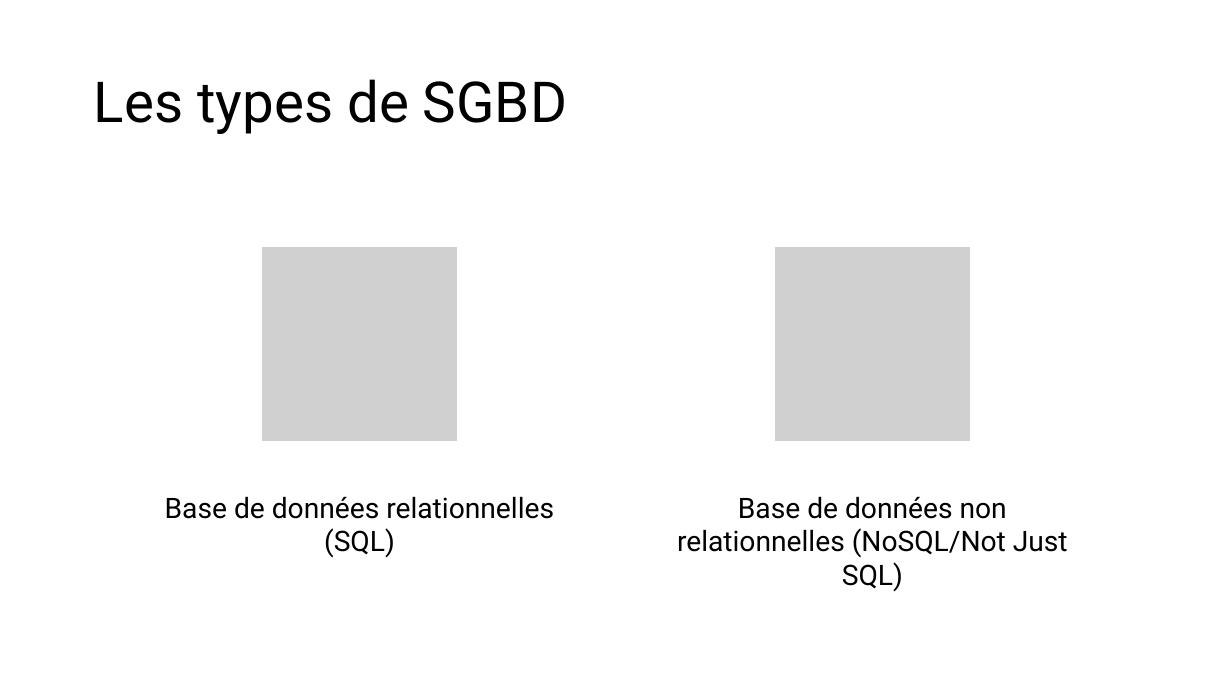
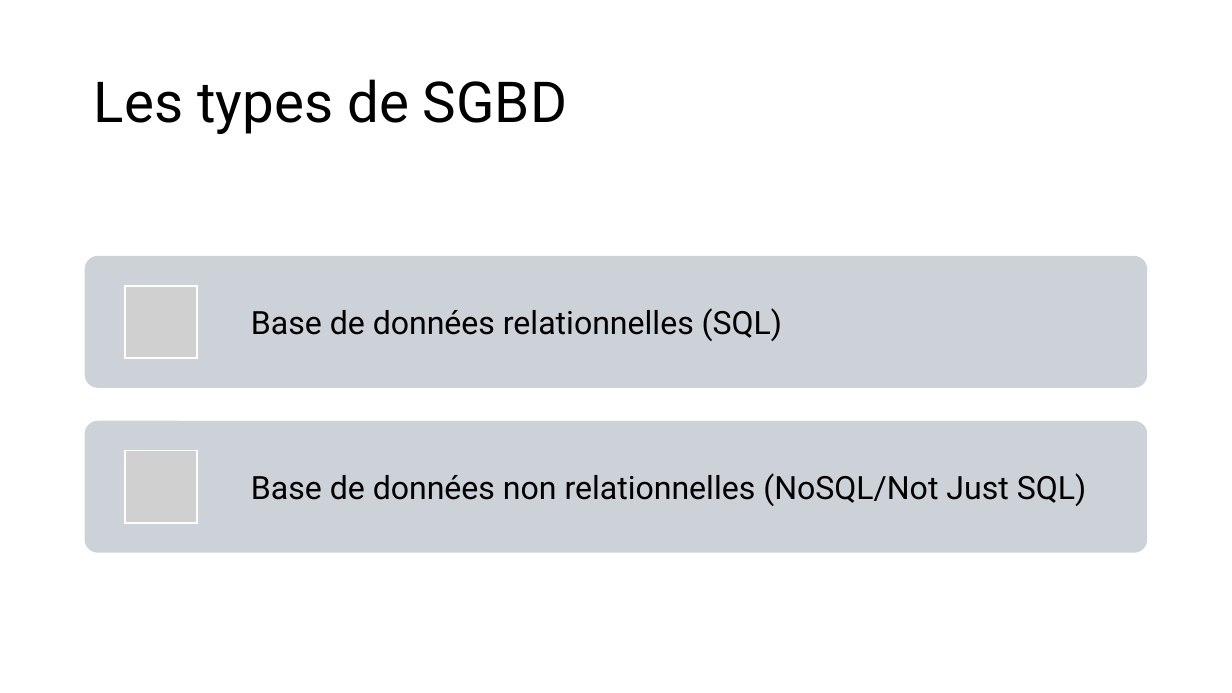
Before and after one commit to LeCoinStat/LeCoinStat, a slide deck: slide 9 of Bien_Debuter_SQL/Jour1/Bases_SQL_Guide_Pour_Bien_Démarrer.pptx. Drawn at 1232x693 pixels with LibreOffice and Linux fonts; fonts in the diff are those of the drawing; grey boxes stand for pictures. Boxes give left, top, right and bottom in pixels: in the first picture for what was removed or moved away, otherwise in the second. Text is boxed around its words. In the diff, an @@ line names an element or a change of style, - is before the commit and + after.

```diff
--- a/Bien_Debuter_SQL/Jour1/Bases_SQL_Guide_Pour_Bien_Démarrer.pptx
+++ b/Bien_Debuter_SQL/Jour1/Bases_SQL_Guide_Pour_Bien_Démarrer.pptx
@@ rounded rectangle added at (x1=85, y1=256, x2=1148, y2=388), fill #CCD2D8 @@
@@ free "Base de données relationnelles (SQL)" at (x1=238, y1=256, x2=1148, y2=388): size 22 to 25 pt; alignment centre to left; more space between paragraphs; vertical alignment top to middle @@
@@ free "Base de données relationnelles (SQL)" resized from (x1=165, y1=496, x2=554, y2=558) to (x1=238, y1=256, x2=1148, y2=388) @@
@@ picture removed at (x1=262, y1=246, x2=458, y2=443) @@
@@ picture removed at (x1=775, y1=246, x2=971, y2=443) @@
@@ picture added at (x1=125, y1=286, x2=198, y2=359) @@
@@ rounded rectangle added at (x1=85, y1=421, x2=1148, y2=553), fill #CCD2D8 @@
@@ free "Base de données non relationnelles ..." resized from (x1=677, y1=496, x2=1068, y2=592) to (x1=238, y1=421, x2=1148, y2=553) @@
@@ free "Base de données non relationnelles ..." at (x1=238, y1=421, x2=1148, y2=553): size 22 to 25 pt; alignment centre to left; more space between paragraphs; vertical alignment top to middle @@
@@ picture added at (x1=125, y1=451, x2=198, y2=524) @@
```
Also in this commit, not shown: 11 other slides changed, 7 slides added, 1 slide removed, 1 other file.
